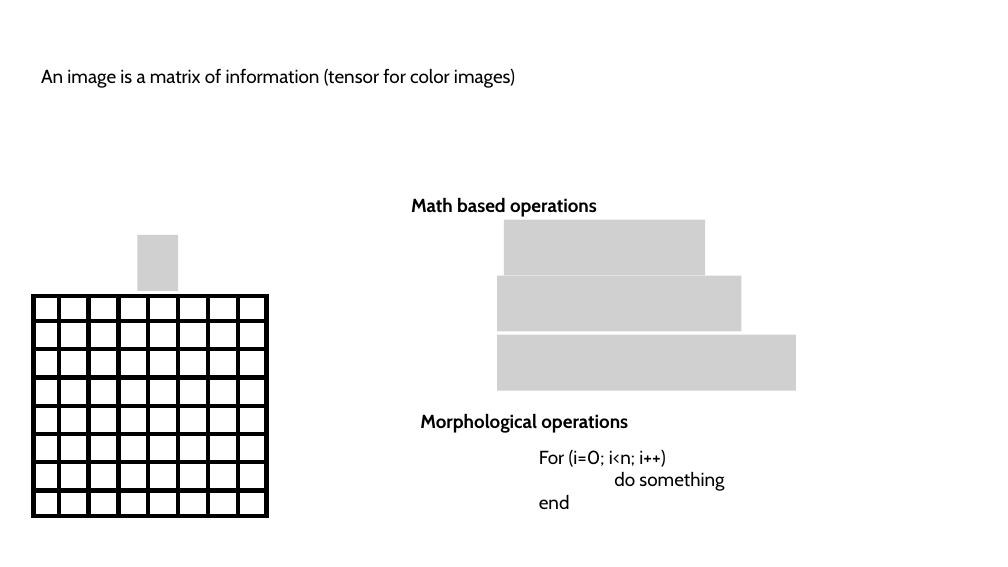
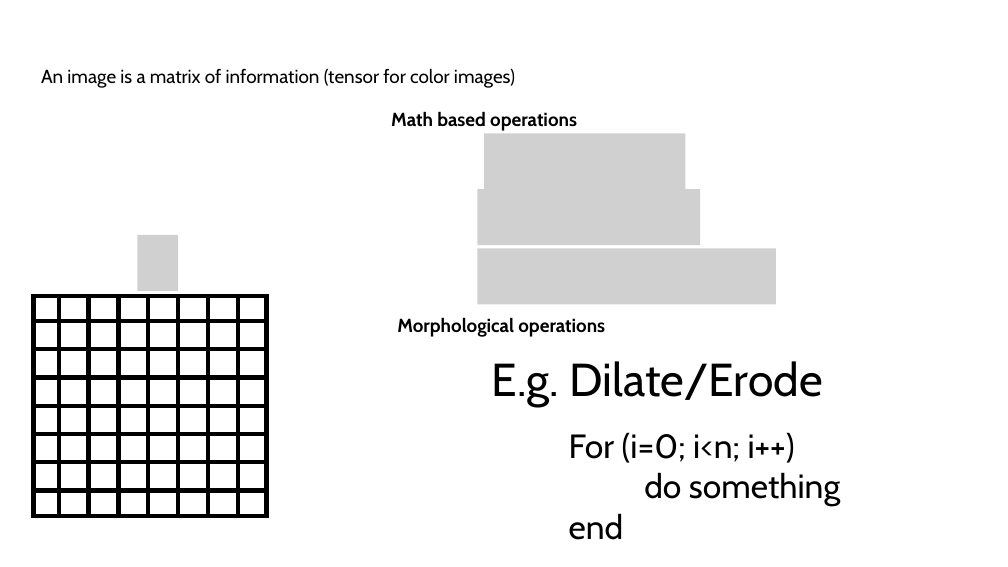
Before and after one commit to SSOE-ECE1390/LecturePowerPoints, a slide deck: slide 2 of ECE1390_Lecture2.pptx. Drawn at 1008x567 pixels with LibreOffice and Linux fonts; fonts in the diff are those of the drawing; grey boxes stand for pictures. Boxes give left, top, right and bottom in pixels: in the first picture for what was removed or moved away, otherwise in the second. Text is boxed around its words. In the diff, an @@ line names an element or a change of style, - is before the commit and + after.

Commit message:
Fixed lectures 1-4

```diff
--- a/ECE1390_Lecture2.pptx
+++ b/ECE1390_Lecture2.pptx
@@ text "Math based operations": place and size @@
-text "Math based operations" at [411,197,597,217]
+text "Math based operations" at [391,111,577,131]
@@ picture added at [484,133,685,189] @@
@@ picture added at [478,189,701,245] @@
@@ picture removed at [504,219,706,275] @@
@@ picture added at [478,249,777,305] @@
@@ picture removed at [498,275,742,331] @@
@@ text "Morphological operations": place and size @@
-text "Morphological operations" at [420,413,628,433]
+text "Morphological operations" at [397,317,605,337]
@@ picture removed at [498,335,796,391] @@
@@ text added at [492,361,823,407], 44 pt, text #000000 @@
+E.g. Dilate/Erode
@@ text "For (i=0; i<n; i++)": place and size @@
-text "For (i=0; i<n; i++)" at [539,450,724,509]
+text "For (i=0; i<n; i++)" at [569,432,840,540]
@@ text "For (i=0; i<n; i++)" at [569,432,840,540]: size 18 to 32 pt @@
```
Also in this commit, not shown: 2 other slides changed, 3 slides added, 2 slides removed, 3 other files.
